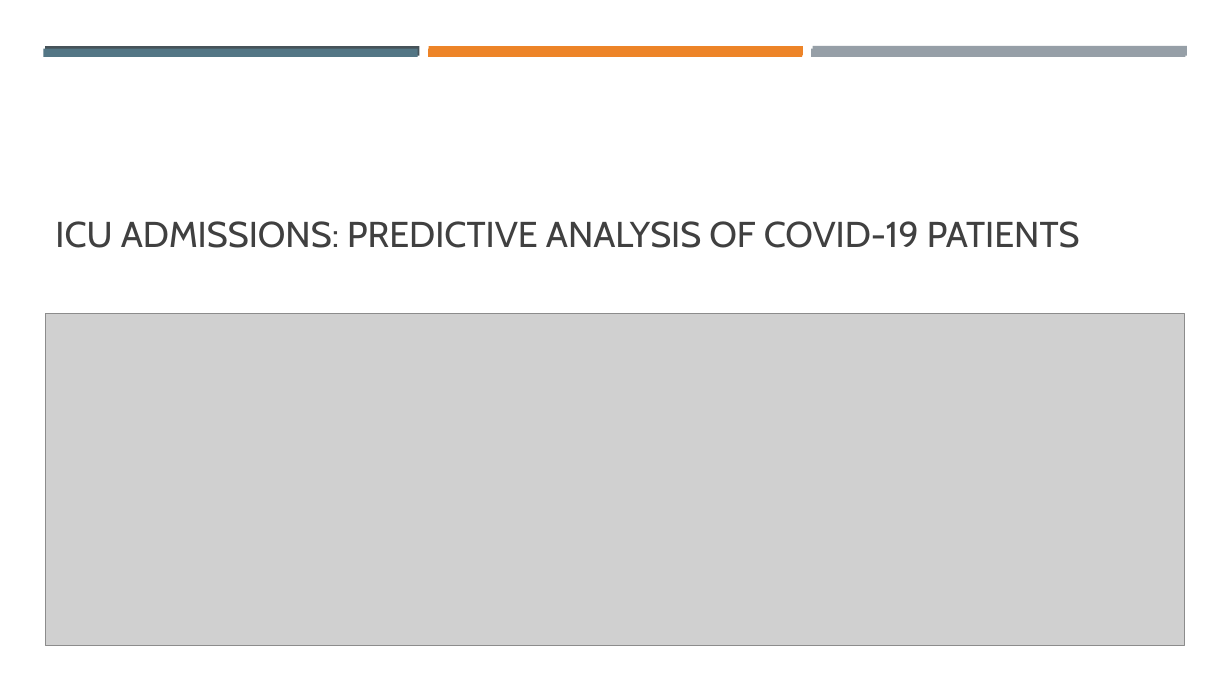
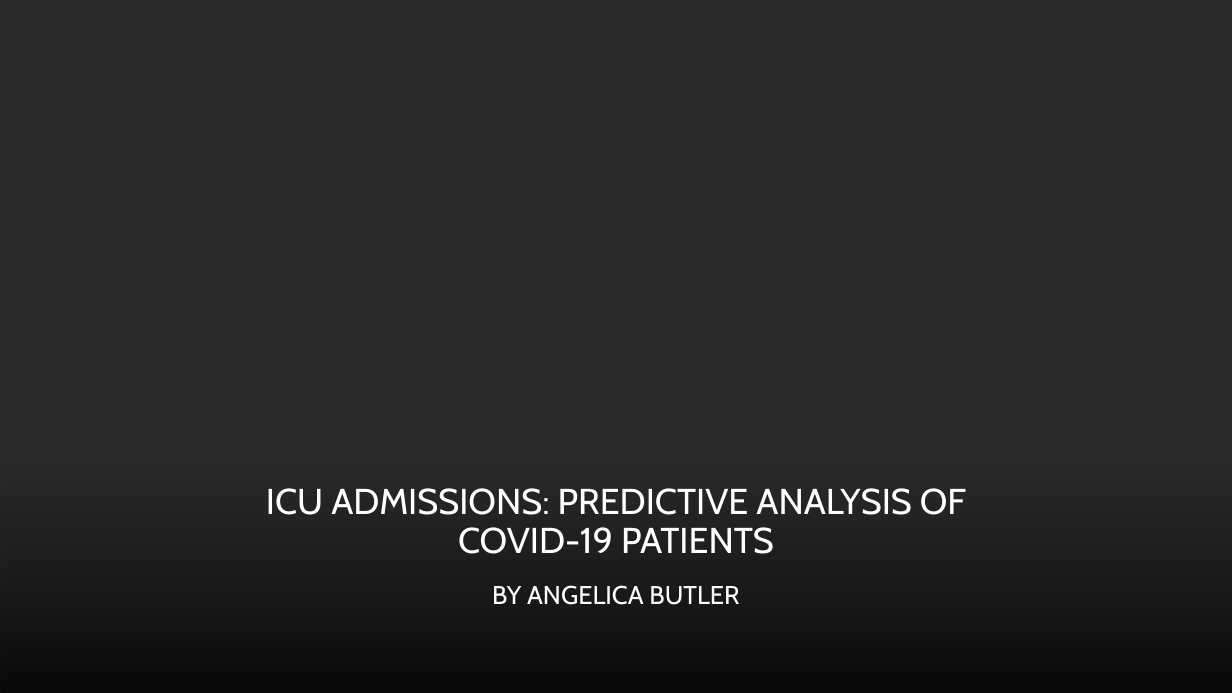
Before and after one commit to AngelicaB93/COVID_19_ICU_Admission_Data_Science_Capstone, a slide deck: slide 1 of ICU Admissions Capstone.pptx. Drawn at 1232x693 pixels with LibreOffice and Linux fonts; fonts in the diff are those of the drawing; grey boxes stand for pictures; background and template pictures are left out; a plain dark background stands for a picture behind light text. Boxes give left, top, right and bottom in pixels: in the first picture for what was removed or moved away, otherwise in the second. Text is boxed around its words. In the diff, an @@ line names an element or a change of style, - is before the commit and + after.

Commit message:
Update ICU Admissions Capstone.pptx
updating charts

```diff
--- a/ICU Admissions Capstone.pptx
+++ b/ICU Admissions Capstone.pptx
@@ background #FFFFFF to picture (left out) @@
@@ rectangle added at (x1=0, y1=0, x2=1232, y2=693), fill #FFFFFF @@
@@ rectangle removed at (x1=43, y1=49, x2=418, y2=57) @@
@@ rectangle removed at (x1=45, y1=46, x2=420, y2=55) @@
@@ rectangle removed at (x1=428, y1=49, x2=802, y2=57) @@
@@ rectangle removed at (x1=429, y1=46, x2=803, y2=55) @@
@@ rectangle removed at (x1=811, y1=49, x2=1186, y2=57) @@
@@ rectangle removed at (x1=812, y1=46, x2=1187, y2=56) @@
@@ picture removed at (x1=45, y1=313, x2=1185, y2=646) @@
@@ rectangle added at (x1=0, y1=457, x2=1232, y2=693), fill gradient #000000 @@
@@ title "ICU ADMISSIONS: PREDICTIVE ANALYSIS OF ..." moved from (x1=55, y1=221, x2=1080, y2=248) to (x1=266, y1=488, x2=966, y2=554) @@
@@ title "ICU ADMISSIONS: PREDICTIVE ANALYSIS OF ..." at (x1=266, y1=488, x2=966, y2=554): text colour #404040 to #FFFFFF; alignment left to centre; line spacing 1 to 0.9 @@
@@ text added at (x1=492, y1=585, x2=739, y2=605), 20 pt, text #FFFFFF @@
+BY ANGELICA BUTLER
```
Also in this commit, not shown: 7 other slides changed.
